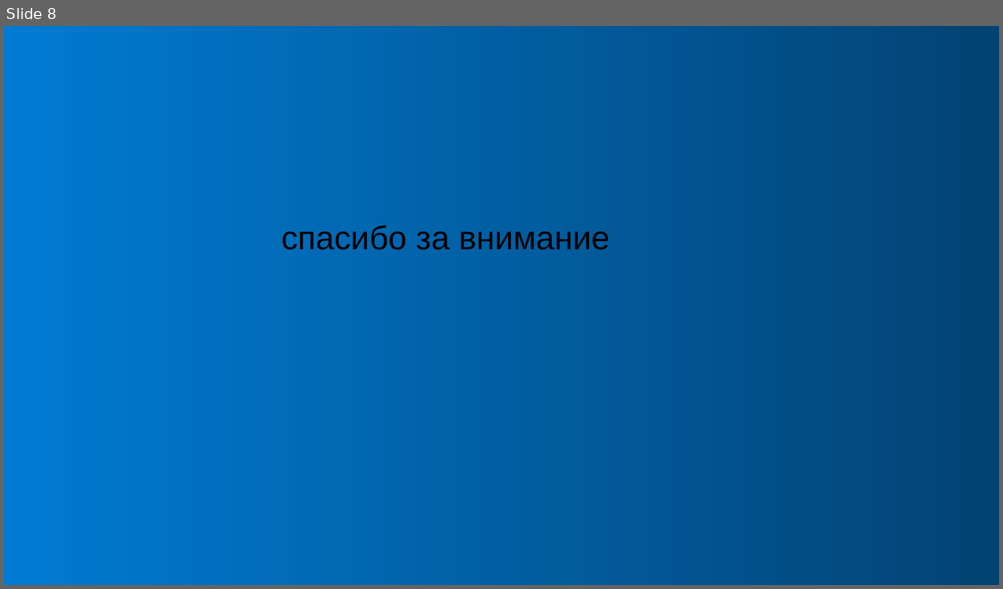
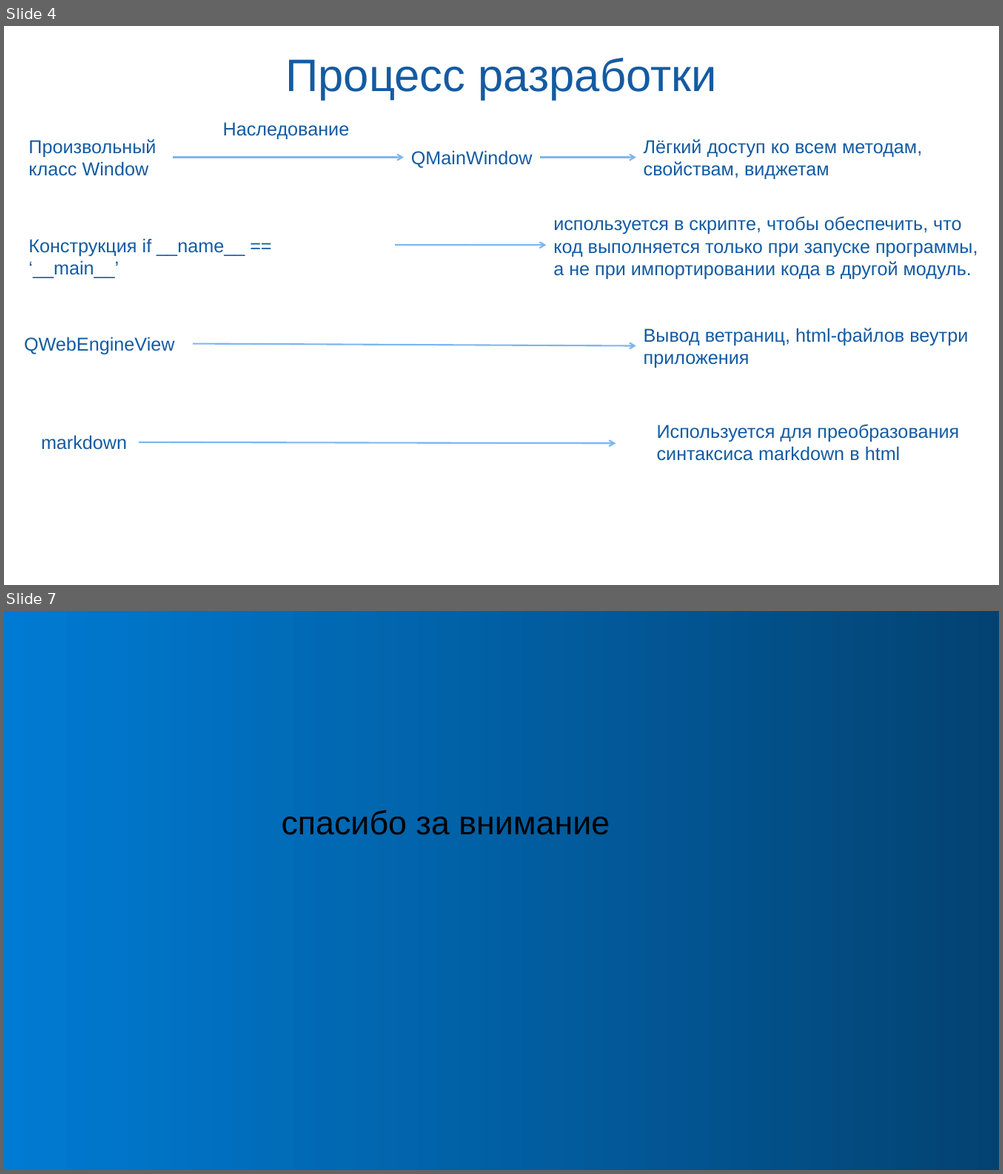
Before and after one commit to MrChudak/project_algoritmika, a slide deck: presentation_program.pptx. Shown one above the other, each under a label of ours: slide 8 before the commit, slides 4 and 7 after it; the slides between them are not shown. The pictures are 1003x589 and 1003x1174 pixels, drawn with LibreOffice and Linux fonts; fonts in the diff are those of the drawing; background and template pictures are left out. Boxes give left, top, right and bottom in pixels: in the first picture for what was removed or moved away, otherwise in the second. Text is boxed around its words. In the diff, an @@ line names an element or a change of style, - is before the commit and + after.

```diff
--- a/presentation_program.pptx
+++ b/presentation_program.pptx
@@ slide 4 added at (x1=4, y1=26, x2=999, y2=585), background #FFFFFF @@
@@ rectangle added at (x1=4, y1=26, x2=999, y2=585), fill #FFFFFF, outline #FFFFFF 1 pt @@
@@ title added at (x1=285, y1=58, x2=717, y2=100), 44 pt, text #145BA2 @@
+Процесс разработки
@@ text added at (x1=223, y1=122, x2=350, y2=139), 18 pt, text #145BA2 @@
+Наследование
@@ text added at (x1=28, y1=139, x2=156, y2=176), 18 pt, text #145BA2 @@
+Произвольный класс Window
@@ arrow added from (173, 157) to (404, 157), #7DB6EF 1.5 pt @@
@@ text added at (x1=411, y1=150, x2=532, y2=168), 18 pt, text #145BA2 @@
+QMainWindow
@@ arrow added from (540, 157) to (636, 157), #7DB6EF 1.5 pt @@
@@ text added at (x1=643, y1=139, x2=922, y2=179), 18 pt, text #145BA2 @@
+Лёгкий доступ ко всем методам, свойствам, виджетам
@@ text added at (x1=553, y1=216, x2=978, y2=279), 18 pt, text #145BA2 @@
+используется в скрипте, чтобы обеспечить, что код выполняется только при запуске программы, а не при импортировании кода в другой модуль.
@@ text added at (x1=28, y1=238, x2=244, y2=278), 18 pt, text #145BA2 @@
+Конструкция if __name__ == ‘__main__’
@@ arrow added from (395, 245) to (546, 245), #7DB6EF 1.5 pt @@
@@ text added at (x1=643, y1=328, x2=967, y2=369), 18 pt, text #145BA2 @@
+Вывод ветраниц, html-файлов веутри приложения
@@ text added at (x1=24, y1=337, x2=175, y2=355), 18 pt, text #145BA2 @@
+QWebEngineView
@@ arrow added from (193, 344) to (636, 346), #7DB6EF 1.5 pt @@
@@ text added at (x1=657, y1=424, x2=959, y2=461), 18 pt, text #145BA2 @@
+Используется для преобразования синтаксиса markdown в html
@@ text added at (x1=41, y1=435, x2=127, y2=450), 18 pt, text #145BA2 @@
+markdown
@@ arrow added from (139, 443) to (616, 444), #7DB6EF 1.5 pt @@
@@ what was slide 8 is now slide 7 @@
```
Also in this commit, not shown: 5 slides changed, 2 slides removed.
